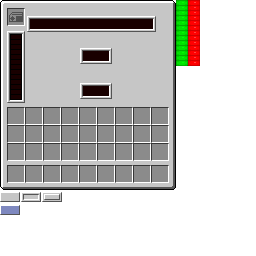
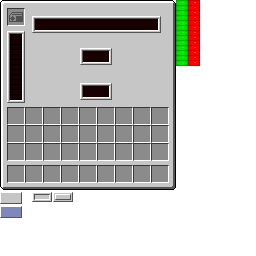
Before/after of a 256x256 layered artwork. What changed in the layer stack:
painted on "GUIStorageMonitor.png copy" over (0, 16, 161, 218)
